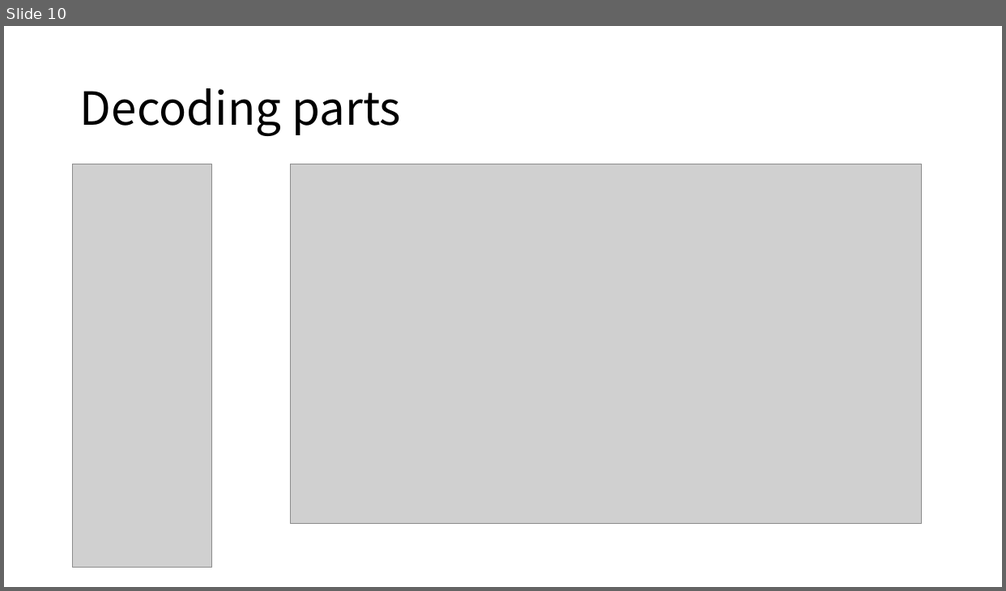
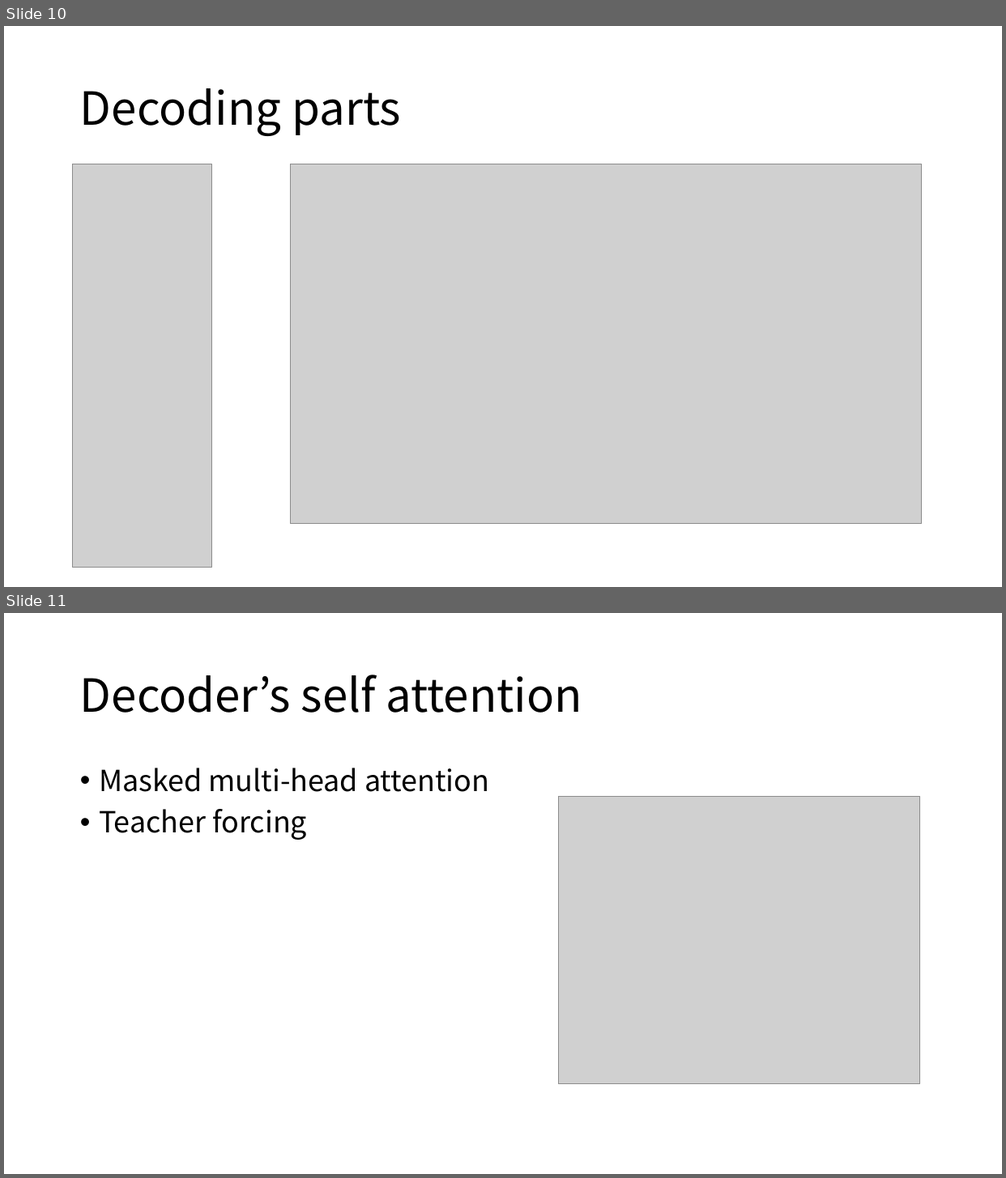
Before and after one commit to kyle1213/deep-learning-study, a slide deck: Transformer/Attention is all you need.pptx. Shown one above the other, each under a label of ours: slide 10 before the commit, slides 10 and 11 after it. The pictures are 1006x591 and 1006x1178 pixels, drawn with LibreOffice and Linux fonts; fonts in the diff are those of the drawing; grey boxes stand for pictures. Boxes give left, top, right and bottom in pixels: in the first picture for what was removed or moved away, otherwise in the second. Text is boxed around its words. In the diff, an @@ line names an element or a change of style, - is before the commit and + after.

```diff
--- a/Transformer/Attention is all you need.pptx
+++ b/Transformer/Attention is all you need.pptx
@@ slide 11 added at <box>4,613,1002,1174</box>, background #FFFFFF @@
@@ title added at <box>80,675,582,713</box>, 44 pt, text #000000 @@
+Decoder’s self attention
@@ text added at <box>99,768,489,840</box>, 28 pt, text #000000 @@
+• Masked multi-head attention
+• Teacher forcing
@@ picture added at <box>558,796,919,1084</box> @@
```
Also in this commit, not shown: 1 other slide added.
